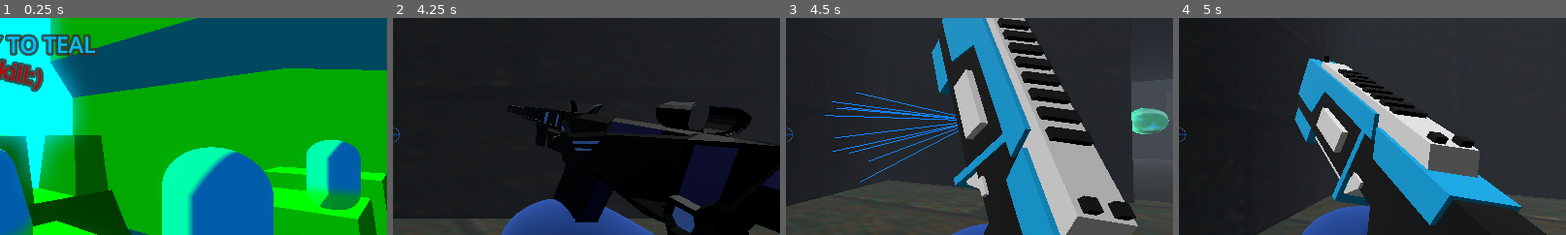
Above: before the commit, frames 1-4 (left to right).
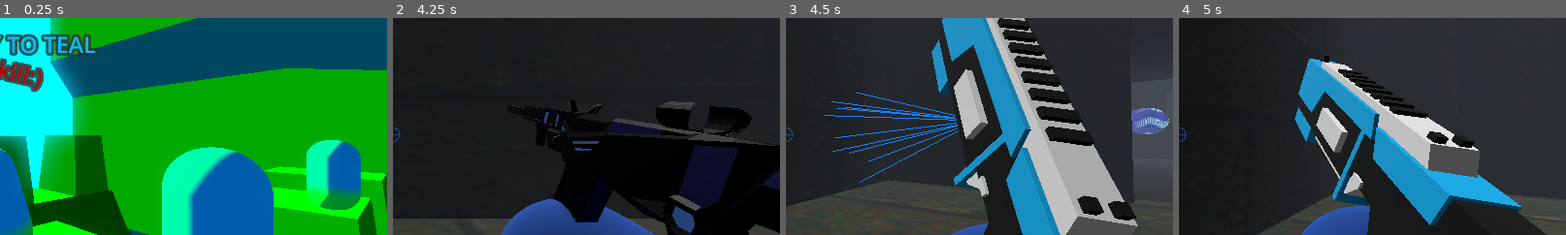
Above: after the commit, the same moments.

Repository: IDoTweaks/the-way-to-teal-just-kill-
Game: Godot game, scene res://Scenes/mainMenu.tscn
Two runs of this game, one before a commit and one after it. Both use one fixed random seed, a clock stepped at 60 frames per second and the inputs below.
Inputs (mouse positions are % of the whole screen's width and height, from its top left):
- Up to frame 1 (0.25 s): no input
- Up to frame 2 (4.25 s): click "START" at 0.5 s; tap Enter at 1.25 s; move the mouse to (55, 50) at 1.27 s; hold W (forward) from 1.28 s (still down); tap Shift (dash) at 1.35 s; tap Space (jump) at 1.52, 2.27, 3.77 s; move the mouse to (45, 50) at 2.02 s; tap 1 (gun1) at 2.1 s; move the mouse to (52, 48) at 2.77 s; tap 2 (gun2) at 2.85 s; tap R (restart) at 3.5 s; move the mouse to (49, 52) at 3.52 s; tap Mouse wheel up (scrollUp) at 3.6 s
- Up to frame 3 (4.5 s): keep holding W (forward); move the mouse to (57, 51) at 4.27 s; press the mouse at (57, 51) at 4.28 s
- Up to frame 4 (5 s): keep holding W (forward); tap Space (jump) at 4.52 s
The pictures show only the part of the screen within x 50-100%, y 23-73%; the shares and areas given below are measured in that part.

Frames 1-2 are identical in both runs. In frame 3, 1.0% of the frame differs, in the area x 89-99%, y 41-54%; in frame 4, nothing differs.

Commit message:
fixed shader

Diff:
--- a/ObjectScenes/finishOrb.tscn
+++ b/ObjectScenes/finishOrb.tscn
@@ -1,11 +1,11 @@
 [gd_scene format=3 uid="uid://bo37d1e2o4rkn"]
 
 [ext_resource type="Script" uid="uid://clqvnyjvmm0rk" path="res://Scripts/finish_orb.gd" id="1_d2j6h"]
-[ext_resource type="Shader" uid="uid://dvtrpkg23hsor" path="res://shaders/finishOrb.gdshader" id="1_hma1g"]
+[ext_resource type="Shader" uid="uid://crxvd868ep56u" path="res://shaders/finishOrbReal.gdshader" id="2_d2j6h"]
 
-[sub_resource type="ShaderMaterial" id="ShaderMaterial_d2j6h"]
+[sub_resource type="ShaderMaterial" id="ShaderMaterial_oybyt"]
 render_priority = 0
-shader = ExtResource("1_hma1g")
+shader = ExtResource("2_d2j6h")
 shader_parameter/core_color = Color(0.03, 0.18, 0.13, 1)
 shader_parameter/mid_color = Color(0.11, 0.62, 0.46, 1)
 shader_parameter/rim_color = Color(0.3, 1, 0.75, 1)
--- a/ObjectScenes/jumpOrb.tscn
+++ b/ObjectScenes/jumpOrb.tscn
@@ -6,18 +6,18 @@
 [sub_resource type="ShaderMaterial" id="ShaderMaterial_d2j6h"]
 render_priority = 0
 shader = ExtResource("2_ry63l")
-shader_parameter/core_color = Color(0.03, 0.18, 0.13, 1)
-shader_parameter/mid_color = Color(0.11, 0.62, 0.46, 1)
-shader_parameter/rim_color = Color(0.3, 1, 0.75, 1)
+shader_parameter/core_color = Color(0.03137255, 0.18039216, 0.7058824, 1)
+shader_parameter/mid_color = Color(0.10980392, 0.36078432, 0.45882353, 1)
+shader_parameter/rim_color = Color(0.3019608, 0.34117648, 0.7490196, 1)
 shader_parameter/wisp_color = Color(0.15, 0.65, 1, 1)
 shader_parameter/arrow_color = Color(0.7, 1, 1, 1)
 shader_parameter/swirl_speed = 0.6
-shader_parameter/rise_speed = 2.5
-shader_parameter/pulse_speed = 1.5
+shader_parameter/rise_speed = 6.0
+shader_parameter/pulse_speed = 4.50000021375
 shader_parameter/pulse_strength = 0.25
-shader_parameter/band_count = 5.0
-shader_parameter/chevron_count = 7.0
-shader_parameter/chevron_strength = 0.6
+shader_parameter/band_count = 6.0
+shader_parameter/chevron_count = 8.0
+shader_parameter/chevron_strength = 1.0
 shader_parameter/rim_power = 2.5
 shader_parameter/noise_scale = 6.0
 shader_parameter/distort_strength = 0.08
@@ -33,6 +33,10 @@
 [node name="MeshInstance3D" type="MeshInstance3D" parent="." unique_id=2036454828]
 mesh = SubResource("SphereMesh_oybyt")
 
+[node name="MeshInstance3D2" type="MeshInstance3D" parent="." unique_id=1242968073]
+transform = Transform3D(-0.9983956, 0, 0.056623112, 0, 1, 0, -0.056623112, 0, -0.9983956, 0, 0, 0)
+mesh = SubResource("SphereMesh_oybyt")
+
 [node name="jump area" type="Area3D" parent="." unique_id=2138442051]
 
 [node name="CollisionShape3D" type="CollisionShape3D" parent="jump area" unique_id=318815351]
--- a/shaders/finishOrb.gdshader
+++ b/shaders/finishOrb.gdshader
@@ -1,12 +1,10 @@
 shader_type spatial;
-render_mode blend_mix, depth_draw_always, cull_back, unshaded;
-
+render_mode blend_mix, depth_draw_always, cull_disabled, unshaded;
 uniform vec4 core_color : source_color = vec4(0.0, 0.15, 0.65, 1.0);    // saturated blue core
 uniform vec4 mid_color  : source_color = vec4(0.0, 0.40, 1.0, 1.0);     // pure bright blue body
 uniform vec4 rim_color  : source_color = vec4(0.4, 0.85, 1.0, 1.0);     // bright cyan rim
 uniform vec4 wisp_color : source_color = vec4(0.2, 0.95, 1.0, 1.0);     // electric cyan
 uniform vec4 arrow_color : source_color = vec4(0.7, 1.0, 1.0, 1.0);     // near-white cyan arrows
-
 uniform float swirl_speed : hint_range(0.0, 3.0) = 0.6;
 uniform float rise_speed : hint_range(0.0, 6.0) = 3.0;
 uniform float pulse_speed : hint_range(0.0, 5.0) = 2.2;
@@ -17,10 +15,8 @@
 uniform float rim_power : hint_range(0.5, 8.0) = 2.5;
 uniform float noise_scale : hint_range(1.0, 20.0) = 6.0;
 uniform float distort_strength : hint_range(0.0, 0.5) = 0.08;
-
 varying vec3 world_normal;
 varying vec3 local_pos;
-
 float hash(vec3 p) {
 	p = fract(p * vec3(443.897, 441.423, 437.195));
 	p += dot(p, p.yzx + 19.19);
@@ -46,50 +42,48 @@
 	float nxy1 = mix(nx01, nx11, f.y);
 	return mix(nxy0, nxy1, f.z);
 }
-
 void vertex() {
 	local_pos = VERTEX;
 	world_normal = NORMAL;
 	float pulse = 1.0 + sin(TIME * pulse_speed) * pulse_strength * 0.08;
 	VERTEX *= pulse;
 }
-
 void fragment() {
 	vec3 n = normalize(world_normal);
+	if(!FRONT_FACING){
+		n = -n;
+	}
 	vec3 v = normalize(VIEW);
-
 	float t = TIME * swirl_speed;
 	float rise = TIME * rise_speed;
-
 	vec3 swirl_pos = local_pos * noise_scale;
 	swirl_pos.xz += vec2(cos(t * 0.7), sin(t * 0.5)) * 1.5;
 	swirl_pos.y  -= rise;
 	float n1 = noise(swirl_pos);
 	float n2 = noise(swirl_pos * 1.8 + vec3(t * 0.3, -rise, t * 0.6));
 	float combined_noise = mix(n1, n2, 0.5);
-
 	float bands = sin((local_pos.y * band_count) - rise + combined_noise * distort_strength * 8.0);
 	bands = bands * 0.5 + 0.5;
+	// --- upward chevrons wrapped around the whole sphere (spherical mapping) ---
+	vec3 dir = normalize(local_pos);
+	float lon = atan(dir.z, dir.x);                          // azimuth around Y, wraps seamlessly
+	float lat = asin(clamp(dir.y, -1.0, 1.0)) / 1.5707963;   // -1 (bottom) .. 1 (top)
 
-	// --- bold upward chevrons, sharper + brighter ---
-	float chev_wave = sin((local_pos.y - abs(local_pos.x) * 1.2) * chevron_count - rise * 1.5);
-	float chev = smoothstep(0.55, 0.8, chev_wave * 0.5 + 0.5) * chevron_strength;
-
+	float arrows_around = max(floor(chevron_count * 0.5), 2.0);     // how many V's around the equator
+	float zig = abs(fract(lon / TAU * arrows_around) - 0.5) * 2.0;  // 0 at each arrow center, 1 between
+	float chev_phase = (lat * chevron_count) - zig * 2.0 - rise * 1.5;
+	float chev_wave = sin(chev_phase);
+	float chev = smoothstep(0.5, 0.8, chev_wave * 0.5 + 0.5) * chevron_strength;
 	float core_mix = smoothstep(0.2, 0.55, bands) * smoothstep(0.0, 0.4, combined_noise + 0.3);
 	vec4 base = mix(core_color, mid_color, core_mix);
-
 	float wisp_mask = smoothstep(0.55, 0.95, combined_noise) * smoothstep(0.3, 0.7, bands);
 	base = mix(base, wisp_color, wisp_mask * 0.7);
-
 	// arrows painted hard on top in near-white cyan
 	base = mix(base, arrow_color, chev);
-
 	float fresnel = pow(1.0 - clamp(dot(n, v), 0.0, 1.0), rim_power);
 	vec4 col = mix(base, rim_color, fresnel);
-
 	float flicker = 0.92 + 0.08 * sin(TIME * pulse_speed * 2.3 + combined_noise * 6.0);
 	col.rgb *= flicker;
-
 	ALBEDO = col.rgb;
 	EMISSION = col.rgb * (0.9 + fresnel * 1.5 + wisp_mask * 0.8 + chev * 2.5);
 	ALPHA = clamp(0.95 + fresnel * 0.05, 0.0, 1.0);
--- /dev/null
+++ b/shaders/finishOrbReal.gdshader
@@ -0,0 +1,72 @@
+shader_type spatial;
+render_mode blend_mix, depth_draw_always, cull_back, unshaded;
+uniform vec4 core_color : source_color = vec4(0.03, 0.18, 0.13, 1.0);
+uniform vec4 mid_color : source_color = vec4(0.11, 0.62, 0.46, 1.0);
+uniform vec4 rim_color : source_color = vec4(0.3, 1.0, 0.75, 1.0);
+uniform vec4 wisp_color : source_color = vec4(0.15, 0.65, 1.0, 1.0);
+uniform float swirl_speed : hint_range(0.0, 3.0) = 0.6;
+uniform float pulse_speed : hint_range(0.0, 5.0) = 1.5;
+uniform float pulse_strength : hint_range(0.0, 1.0) = 0.25;
+uniform float band_count : hint_range(2.0, 12.0) = 5.0;
+uniform float rim_power : hint_range(0.5, 8.0) = 2.5;
+uniform float noise_scale : hint_range(1.0, 20.0) = 6.0;
+uniform float distort_strength : hint_range(0.0, 0.5) = 0.08;
+varying vec3 world_normal;
+varying vec3 view_dir;
+varying vec3 local_pos;
+float hash(vec3 p) {
+    p = fract(p * vec3(443.897, 441.423, 437.195));
+    p += dot(p, p.yzx + 19.19);
+    return fract((p.x + p.y) * p.z);
+}
+float noise(vec3 p) {
+    vec3 i = floor(p);
+    vec3 f = fract(p);
+    f = f * f * (3.0 - 2.0 * f);
+    float n000 = hash(i + vec3(0.0, 0.0, 0.0));
+    float n100 = hash(i + vec3(1.0, 0.0, 0.0));
+    float n010 = hash(i + vec3(0.0, 1.0, 0.0));
+    float n110 = hash(i + vec3(1.0, 1.0, 0.0));
+    float n001 = hash(i + vec3(0.0, 0.0, 1.0));
+    float n101 = hash(i + vec3(1.0, 0.0, 1.0));
+    float n011 = hash(i + vec3(0.0, 1.0, 1.0));
+    float n111 = hash(i + vec3(1.0, 1.0, 1.0));
+    float nx00 = mix(n000, n100, f.x);
+    float nx10 = mix(n010, n110, f.x);
+    float nx01 = mix(n001, n101, f.x);
+    float nx11 = mix(n011, n111, f.x);
+    float nxy0 = mix(nx00, nx10, f.y);
+    float nxy1 = mix(nx01, nx11, f.y);
+    return mix(nxy0, nxy1, f.z);
+}
+void vertex() {
+    local_pos = VERTEX;
+    world_normal = NORMAL;
+    float pulse = 1.0 + sin(TIME * pulse_speed) * pulse_strength * 0.06;
+    VERTEX *= pulse;
+}
+void fragment() {
+    vec3 n = normalize(world_normal);
+    vec3 v = normalize(VIEW);
+    view_dir = v;
+    float t = TIME * swirl_speed;
+    vec3 swirl_pos = local_pos * noise_scale;
+    swirl_pos.xy += vec2(cos(t * 0.7), sin(t * 0.5)) * 1.5;
+    swirl_pos.yz += vec2(sin(t * 0.4), cos(t * 0.9)) * 1.2;
+    float n1 = noise(swirl_pos);
+    float n2 = noise(swirl_pos * 1.8 + vec3(t * 0.3, -t * 0.2, t * 0.6));
+    float combined_noise = mix(n1, n2, 0.5);
+    float bands = sin((local_pos.y + combined_noise * distort_strength * 8.0) * band_count + t * 1.3);
+    bands = bands * 0.5 + 0.5;
+    float core_mix = smoothstep(0.2, 0.55, bands) * smoothstep(0.0, 0.4, combined_noise + 0.3);
+    vec4 base = mix(core_color, mid_color, core_mix);
+    float wisp_mask = smoothstep(0.55, 0.95, combined_noise) * smoothstep(0.3, 0.7, bands);
+    base = mix(base, wisp_color, wisp_mask * 0.6);
+    float fresnel = pow(1.0 - clamp(dot(n, v), 0.0, 1.0), rim_power);
+    vec4 col = mix(base, rim_color, fresnel);
+    float flicker = 0.9 + 0.1 * sin(TIME * pulse_speed * 2.3 + combined_noise * 6.0);
+    col.rgb *= flicker;
+    ALBEDO = col.rgb;
+    EMISSION = col.rgb * (0.6 + fresnel * 1.8 + wisp_mask * 0.8);
+    ALPHA = clamp(0.75 + fresnel * 0.25, 0.0, 1.0);
+}
Not shown: 1 places in ObjectScenes/finishOrb.tscn that only renumber resources
Not shown, added: shaders/finishOrbReal.gdshader.uid
